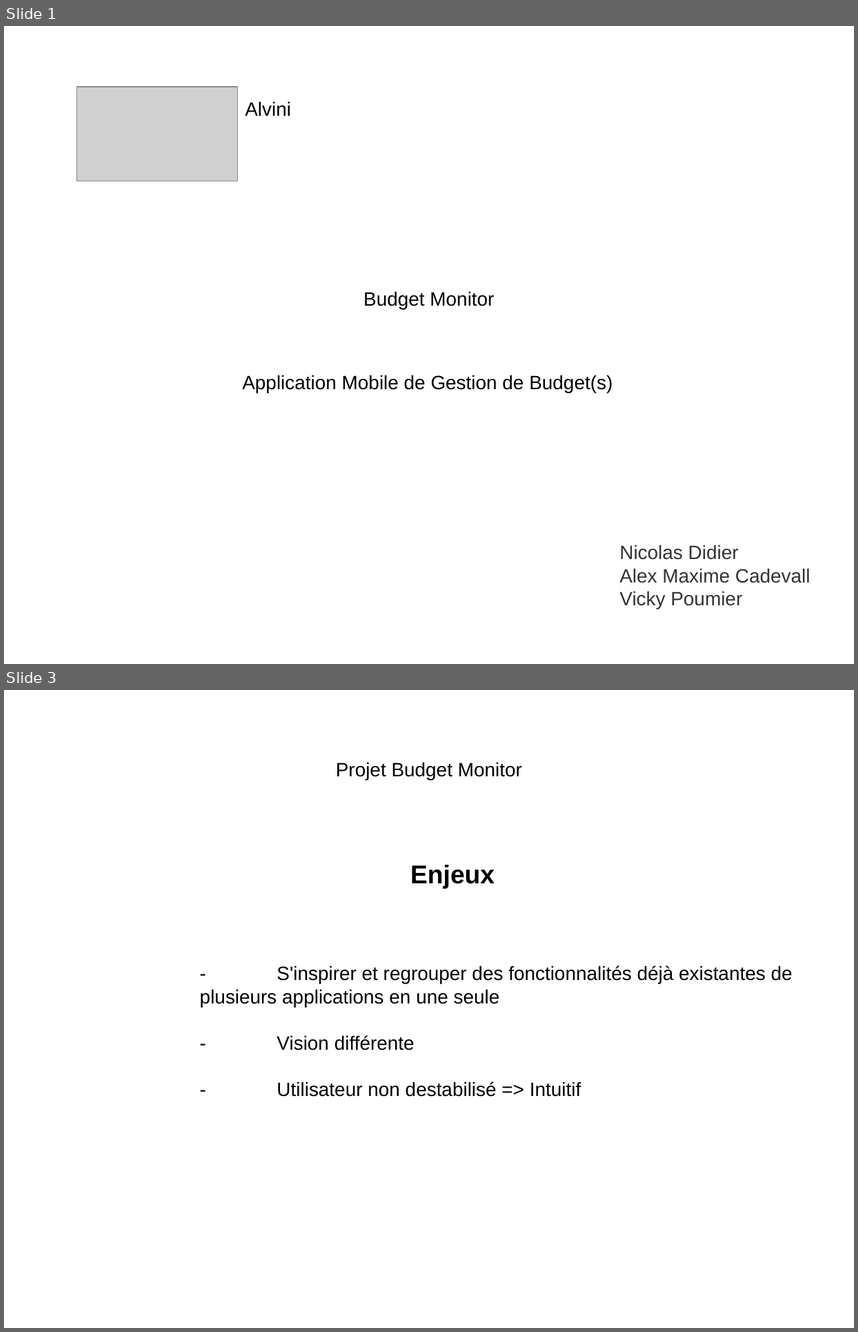
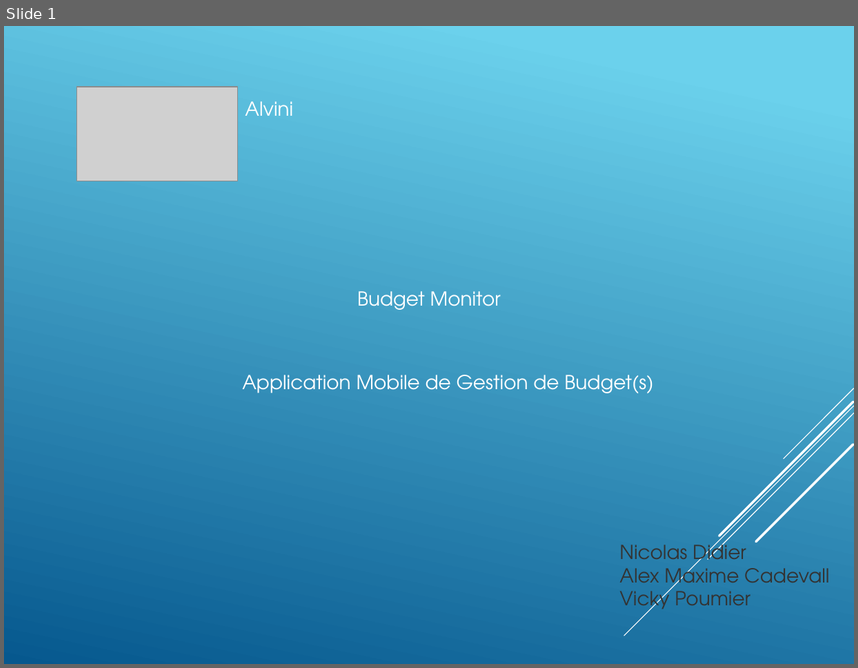
Before and after one commit to Hojalab/budget-monitor, a slide deck: docs/BudgetMonitor.pptx. Shown one above the other, each under a label of ours: slides 1 and 3 before the commit, slide 1 after it; the slides between them are not shown. The pictures are 858x1332 and 858x668 pixels, drawn with LibreOffice and Linux fonts; fonts in the diff are those of the drawing; grey boxes stand for pictures. Boxes give left, top, right and bottom in pixels: in the first picture for what was removed or moved away, otherwise in the second. Text is boxed around its words. In the diff, an @@ line names an element or a change of style, - is before the commit and + after.

```diff
--- a/docs/BudgetMonitor.pptx
+++ b/docs/BudgetMonitor.pptx
@@ slide 3 removed at [4, 690, 854, 1328], background #FFFFFF @@
@@ text removed at [336, 762, 522, 780] @@
-Projet Budget Monitor
@@ text removed at [410, 865, 495, 889] @@
-Enjeux
@@ text removed at [200, 965, 766, 1096] @@
-- S'inspirer et regrouper des fonctionnalités déjà existantes de
-plusieurs applications en une seule
-- Vision différente
-- Utilisateur non destabilisé => Intuitif
@@ slide 1 changed as well @@
@@ background #FFFFFF to gradient #6ED2EB to #06588E @@
@@ font Arial to TeX Gyre Adventor, text colour #000000 to #FFFFFF in 3 elements at [357, 291, 501, 310], [242, 374, 653, 393], [245, 101, 293, 116] @@
@@ group added at [624, 388, 854, 635]: 5 lines @@
@@ text "Nicolas Didier" at [619, 539, 829, 615]: font Arial to TeX Gyre Adventor @@
```
Also in this commit, not shown: 1 other slide changed, 9 slides added, 1 other slide removed, 12 other files.
